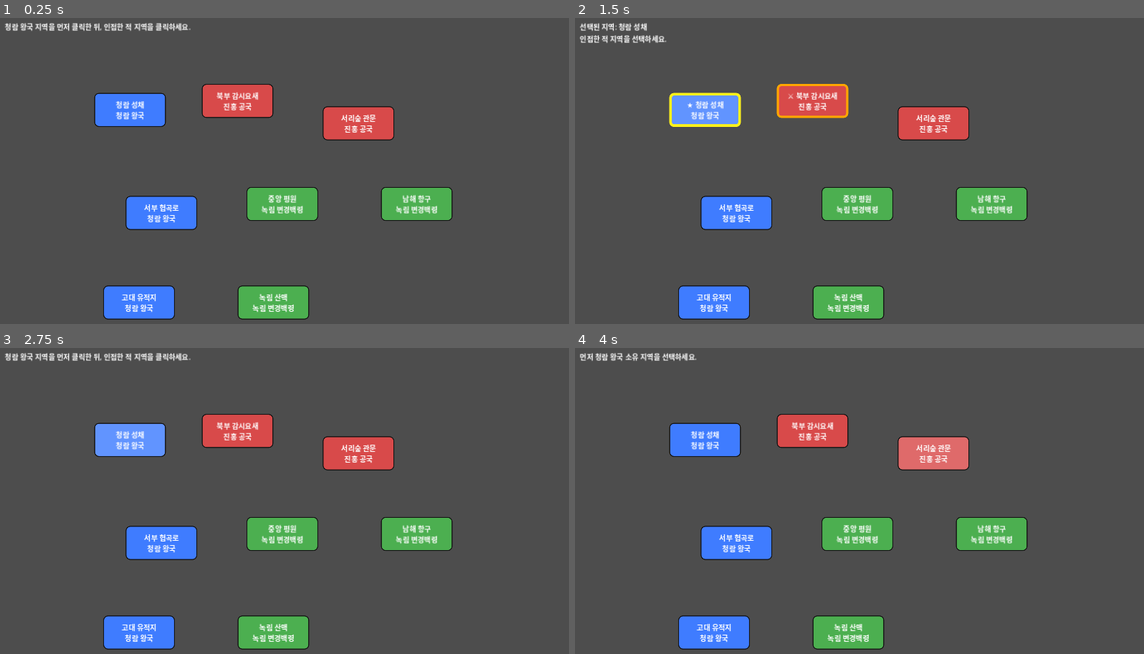
Above: before the commit, frames 1-4 (two rows, left to right).
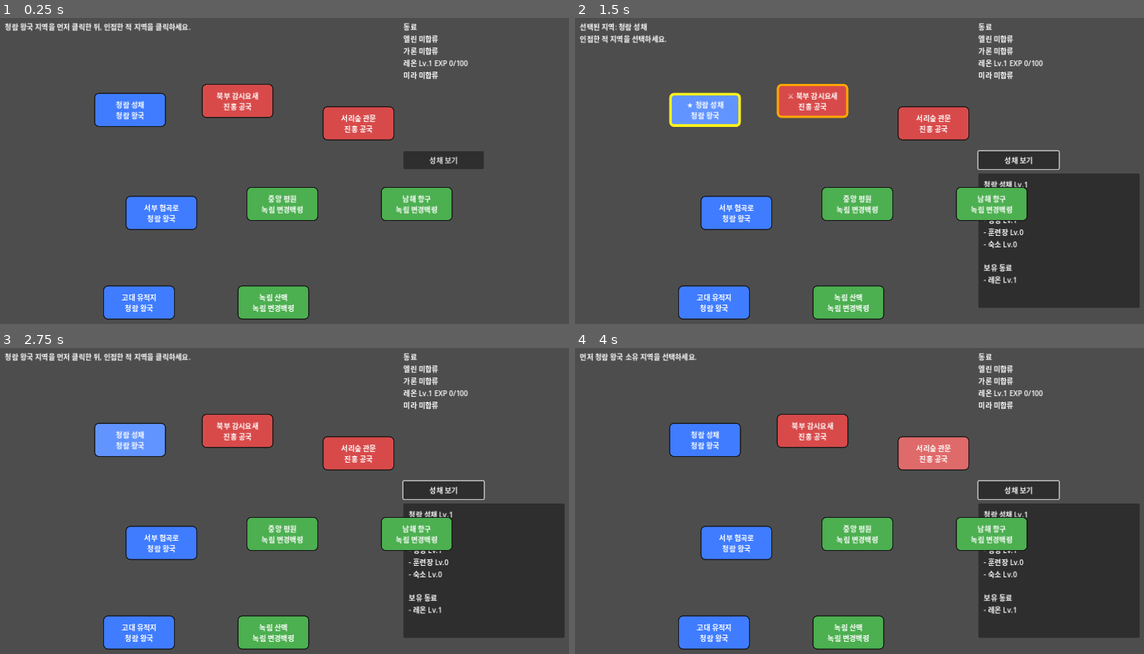
Above: after the commit, the same moments.

Repository: yogitobi31/season-of-warlords
Game: Godot game, scene res://scenes/WorldMap.tscn
The game is run twice, just before and just after one commit, with the same random seed, the same clock (stepped at 60 frames per second) and the same inputs.
Inputs (mouse positions are in pixels of both pictures, inside the frame that each line leads up to):
- Up to frame 1 (0.25 s): no input
- Up to frame 2 (1.5 s): click (1018, 158) at 0.5 s, where only the run after the commit has a clickable "성채 보기"; click "청람 성채 청람 왕국" at 1.25 s
- Up to frame 3 (2.75 s): click "★ 청람 성채 청람 왕국" at 2 s
- Up to frame 4 (4 s): click "북부 감시요새 진홍 공국" at 2.75 s; click "서리숲 관문 진홍 공국" at 3.5 s

The runs differ from the first frame. In frame 1, 1.2% of the frame differs, in the area x 70-86%, y 1-50%; in frame 2, 13%, in the area x 70-100%, y 1-95%; in frame 3, 13%; in frame 4, 13%.

Commit message:
Add MVP companions progression and fortress hub panel

Diff:
--- a/scripts/Battle.gd
+++ b/scripts/Battle.gd
@@ -29,9 +29,14 @@
 	add_child(count_label)
 
 func spawn_teams() -> void:
+	var player_bonuses := GameState.get_total_companion_bonuses()
 	for i in UNITS_PER_TEAM:
 		var p := Unit.new()
 		p.team = Unit.TEAM_PLAYER
+		p.max_hp += player_bonuses["max_hp"]
+		p.attack_power += player_bonuses["attack_power"]
+		p.move_speed += player_bonuses["move_speed"]
+		p.attack_range += player_bonuses["attack_range"]
 		p.global_position = Vector2(180 + i * 22, 170 + (i % 5) * 70)
 		add_child(p)
 		player_units.append(p)
--- a/scripts/GameState.gd
+++ b/scripts/GameState.gd
@@ -17,10 +17,27 @@
 	2: Color("4caf50")
 }
 
+const COMPANION_EXP_PER_WIN := 30
+const COMPANION_LEVELUP_EXP := 100
+
 # 지역 원본 데이터 (인접 정보 포함)
 var regions: Dictionary = {}
 # 현재 지역 소유권 (region_id -> faction_id)
 var ownership: Dictionary = {}
+
+# 동료 데이터 (companion_id -> Dictionary)
+var companions: Dictionary = {}
+
+# 기본 성채 데이터 (MVP)
+var fortress_data := {
+	"name": "청람 성채",
+	"level": 1,
+	"facilities": [
+		{"name": "병영", "level": 1},
+		{"name": "훈련장", "level": 0},
+		{"name": "숙소", "level": 0}
+	]
+}
 
 # 월드맵 선택 상태
 var selected_region_id: String = ""
@@ -39,9 +56,58 @@
 	ownership.clear()
 	for region_id in regions.keys():
 		ownership[region_id] = regions[region_id]["owner"]
+	initialize_companions()
 	clear_selection()
 	last_battle_result = ""
 	last_battle_message = ""
+
+func initialize_companions() -> void:
+	companions = {
+		"leon": {
+			"id": "leon",
+			"name": "레온",
+			"title": "청람 기사",
+			"level": 1,
+			"exp": 0,
+			"joined": true,
+			"unlock_region_id": "",
+			"battle_bonus_type": "max_hp",
+			"battle_bonus_value": 15.0
+		},
+		"garon": {
+			"id": "garon",
+			"name": "가론",
+			"title": "용병대장",
+			"level": 1,
+			"exp": 0,
+			"joined": false,
+			"unlock_region_id": "r2",
+			"battle_bonus_type": "attack_power",
+			"battle_bonus_value": 3.0
+		},
+		"elin": {
+			"id": "elin",
+			"name": "엘린",
+			"title": "숲의 사수",
+			"level": 1,
+			"exp": 0,
+			"joined": false,
+			"unlock_region_id": "r3",
+			"battle_bonus_type": "move_speed",
+			"battle_bonus_value": 12.0
+		},
+		"mira": {
+			"id": "mira",
+			"name": "미라",
+			"title": "견습 마법사",
+			"level": 1,
+			"exp": 0,
+			"joined": false,
+			"unlock_region_id": "r7",
+			"battle_bonus_type": "attack_range",
+			"battle_bonus_value": 8.0
+		}
+	}
 
 func clear_selection() -> void:
 	selected_region_id = ""
@@ -78,6 +144,62 @@
 		return "전투"
 	return "전투: %s → %s" % [get_region_name(attack_region_id), get_region_name(defense_region_id)]
 
+func get_companions_list() -> Array:
+	var result: Array = []
+	for data in companions.values():
+		result.append(data)
+	result.sort_custom(func(a: Dictionary, b: Dictionary): return str(a["id"]) < str(b["id"]))
+	return result
+
+func get_joined_companions() -> Array:
+	var result: Array = []
+	for data in get_companions_list():
+		if data.get("joined", false):
+			result.append(data)
+	return result
+
+func get_total_companion_bonuses() -> Dictionary:
+	var bonuses := {
+		"max_hp": 0.0,
+		"attack_power": 0.0,
+		"move_speed": 0.0,
+		"attack_range": 0.0
+	}
+	for companion in get_joined_companions():
+		var bonus_type := str(companion.get("battle_bonus_type", ""))
+		if bonuses.has(bonus_type):
+			bonuses[bonus_type] += float(companion.get("battle_bonus_value", 0.0))
+	return bonuses
+
+func grant_companion_exp_on_victory() -> Array[String]:
+	var level_up_messages: Array[String] = []
+	for companion_id in companions.keys():
+		var companion: Dictionary = companions[companion_id]
+		if not companion.get("joined", false):
+			continue
+		var exp := int(companion.get("exp", 0)) + COMPANION_EXP_PER_WIN
+		var level := int(companion.get("level", 1))
+		while exp >= COMPANION_LEVELUP_EXP:
+			exp -= COMPANION_LEVELUP_EXP
+			level += 1
+			level_up_messages.append("%s 레벨 %d 달성!" % [companion.get("name", companion_id), level])
+		companion["exp"] = exp
+		companion["level"] = level
+		companions[companion_id] = companion
+	return level_up_messages
+
+func unlock_companions_by_region(region_id: String) -> Array[String]:
+	var join_messages: Array[String] = []
+	for companion_id in companions.keys():
+		var companion: Dictionary = companions[companion_id]
+		if companion.get("joined", false):
+			continue
+		if str(companion.get("unlock_region_id", "")) == region_id:
+			companion["joined"] = true
+			companions[companion_id] = companion
+			join_messages.append("%s이(가) 동료로 합류했습니다!" % companion.get("name", companion_id))
+	return join_messages
+
 func apply_battle_result(player_won: bool) -> void:
 	var attacked_region_name := get_region_name(defense_region_id)
 	var retreat_region_name := get_region_name(attack_region_id)
@@ -86,7 +208,10 @@
 	if player_won and defense_region_id != "":
 		set_region_owner(defense_region_id, PLAYER_FACTION)
 		last_battle_result = "player_win"
-		last_battle_message = "승리! %s를 점령했습니다." % attacked_region_name
+		var messages := ["승리! %s를 점령했습니다." % attacked_region_name]
+		messages.append_array(unlock_companions_by_region(defense_region_id))
+		messages.append_array(grant_companion_exp_on_victory())
+		last_battle_message = "\n".join(messages)
 	else:
 		last_battle_result = "player_lose"
 		last_battle_message = "패배... %s로 후퇴합니다." % retreat_region_name
--- a/scripts/WorldMap.gd
+++ b/scripts/WorldMap.gd
@@ -7,6 +7,10 @@
 
 var region_nodes: Dictionary = {}
 var info_label: Label
+var companions_label: Label
+var fortress_button: Button
+var fortress_panel: Panel
+var fortress_label: Label
 
 func _ready() -> void:
 	print("WorldMap ready")
@@ -14,13 +18,39 @@
 	spawn_regions()
 	refresh_regions()
 	show_default_message()
+	refresh_companions_panel()
+	refresh_fortress_panel()
 
 func create_ui() -> void:
 	info_label = Label.new()
 	info_label.position = Vector2(20, 20)
-	info_label.size = Vector2(1200, 96)
+	info_label.size = Vector2(860, 120)
 	info_label.text = "월드맵 준비 중..."
 	add_child(info_label)
+
+	companions_label = Label.new()
+	companions_label.position = Vector2(910, 20)
+	companions_label.size = Vector2(360, 280)
+	companions_label.text = "동료 정보를 불러오는 중..."
+	add_child(companions_label)
+
+	fortress_button = Button.new()
+	fortress_button.text = "성채 보기"
+	fortress_button.position = Vector2(910, 310)
+	fortress_button.size = Vector2(180, 40)
+	fortress_button.pressed.connect(_on_fortress_button_pressed)
+	add_child(fortress_button)
+
+	fortress_panel = Panel.new()
+	fortress_panel.position = Vector2(910, 360)
+	fortress_panel.size = Vector2(360, 300)
+	fortress_panel.visible = false
+	add_child(fortress_panel)
+
+	fortress_label = Label.new()
+	fortress_label.position = Vector2(12, 12)
+	fortress_label.size = Vector2(336, 276)
+	fortress_panel.add_child(fortress_label)
 
 func spawn_regions() -> void:
 	print("Spawning regions")
@@ -41,10 +71,36 @@
 		node.set_selected(region_id == GameState.selected_region_id)
 		node.set_attackable(_is_attackable_from_selection(region_id))
 
+func refresh_companions_panel() -> void:
+	var lines := ["동료"]
+	for companion in GameState.get_companions_list():
+		if companion.get("joined", false):
+			lines.append("%s Lv.%d EXP %d/100" % [
+				companion.get("name", "?"),
+				int(companion.get("level", 1)),
+				int(companion.get("exp", 0))
+			])
+		else:
+			lines.append("%s 미합류" % companion.get("name", "?"))
+	companions_label.text = "\n".join(lines)
+
+func refresh_fortress_panel() -> void:
+	var lines: Array[String] = []
+	lines.append("%s Lv.%d" % [GameState.fortress_data["name"], GameState.fortress_data["level"]])
+	lines.append("")
+	lines.append("시설")
+	for facility in GameState.fortress_data["facilities"]:
+		lines.append("- %s Lv.%d" % [facility["name"], facility["level"]])
+	lines.append("")
+	lines.append("보유 동료")
+	for companion in GameState.get_joined_companions():
+		lines.append("- %s Lv.%d" % [companion["name"], companion["level"]])
+	fortress_label.text = "\n".join(lines)
+
 func show_default_message() -> void:
 	var result_text := ""
 	if GameState.last_battle_message != "":
-		result_text = "직전 전투 결과: %s\n" % GameState.last_battle_message
+		result_text = "직전 전투 결과:\n%s\n\n" % GameState.last_battle_message
 	info_label.text = result_text + "청람 왕국 지역을 먼저 클릭한 뒤, 인접한 적 지역을 클릭하세요."
 
 func _on_region_clicked(region_id: String) -> void:
@@ -86,6 +142,10 @@
 	GameState.set_battle_context(GameState.selected_region_id, region_id)
 	get_tree().change_scene_to_file("res://scenes/Battle.tscn")
 
+func _on_fortress_button_pressed() -> void:
+	fortress_panel.visible = not fortress_panel.visible
+	refresh_fortress_panel()
+
 func _is_attackable_from_selection(region_id: String) -> bool:
 	if GameState.selected_region_id == "":
 		return false
